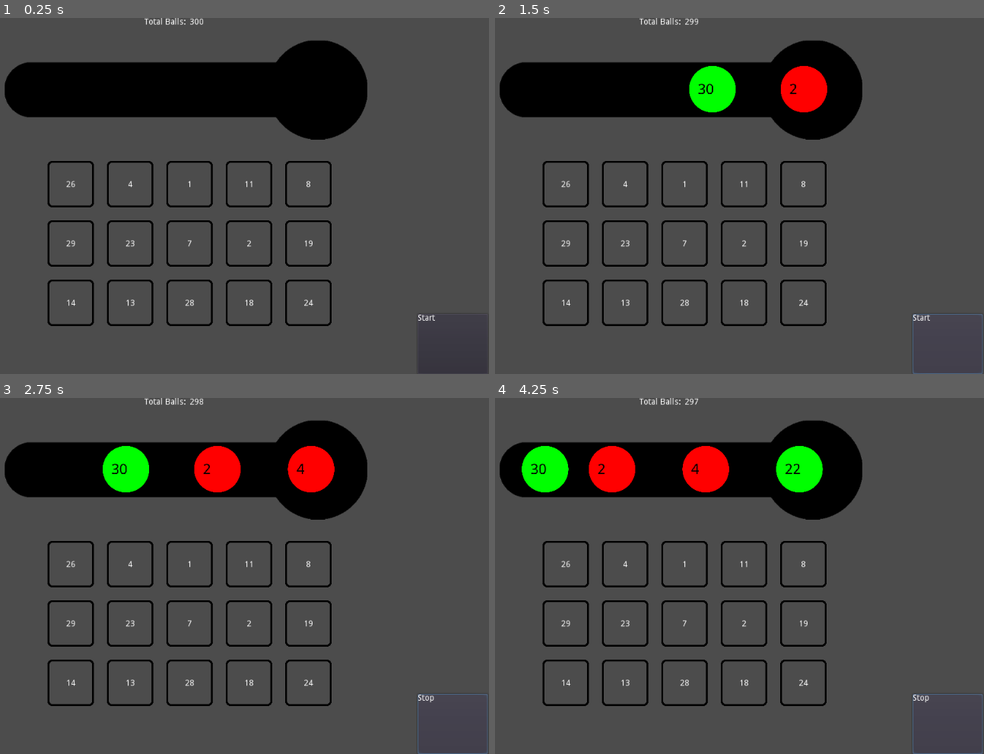
Above: before the commit, frames 1-4 (two rows, left to right).
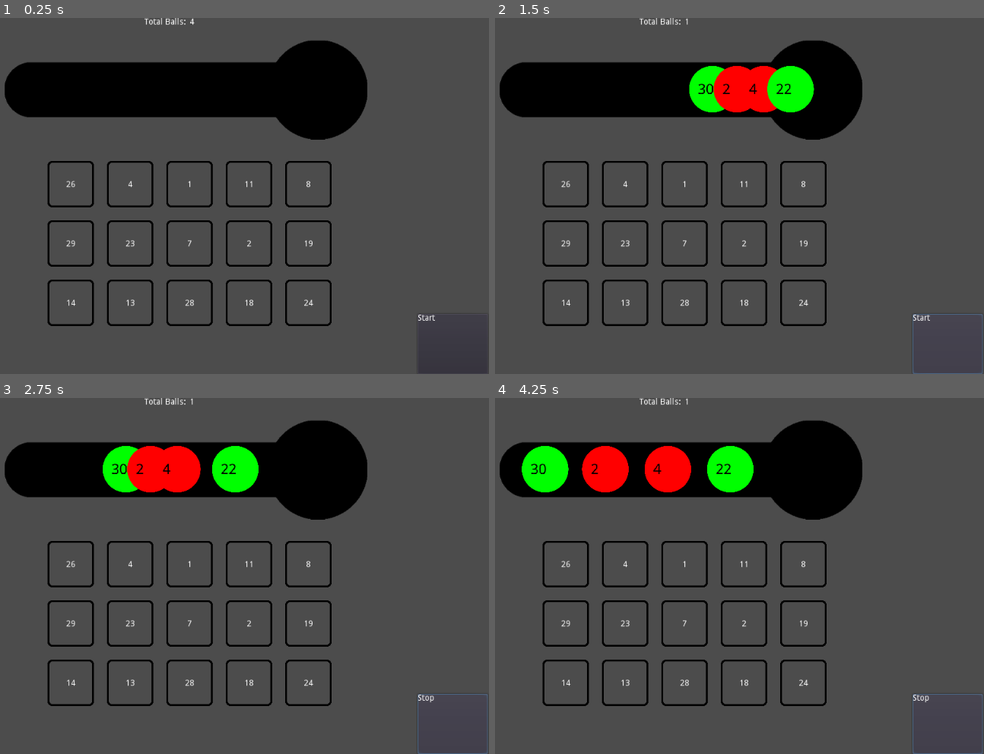
Above: after the commit, the same moments.

Repository: MarioCaldas/Bingo
Game: Godot game, scene res://MainScene.tscn
Same seed, same stepped clock (60 frames per second), same inputs: the game is played once before the commit and once after it.
Inputs:
- Up to frame 1 (0.25 s): no input
- Up to frame 2 (1.5 s): click "Start" at 0.5 s; click "Stop" at 1.25 s
- Up to frame 3 (2.75 s): click "Start" at 2 s
- Up to frame 4 (4.25 s): click "Stop" at 2.75 s; click "Start" at 3.5 s

The runs differ from the first frame. In frame 1, less than 0.1% of the frame differs, in the area x 38-42%, y 0-2%; in frame 2, 2.7%; in frame 3, 4.0%, in the area x 25-69%, y 0-27%; in frame 4, 3.9%.

Commit message:
BingoUpdate 1.0

Diff:
--- a/Ball.gd
+++ b/Ball.gd
@@ -8,13 +8,12 @@
 var progress = 0
 var isFinished = false
 
-var value
+var value = 0
 
-var positionInQueue
-var screenSize
-
-var updateDist
-var initDist
+var positionInQueue = 0
+var screenSize = 0
+var updateDist = 0
+var initDist = 0
 
 func _ready():
 	screenSize = get_viewport().get_visible_rect().size
@@ -23,7 +22,6 @@
 	positionInQueue = 0
 	scale = Vector2(0.7, 0.7)
 	initDist = point1.distance_to(point2)
-
 
 
 func _process(delta):
@@ -36,6 +34,11 @@
 		if(positionInQueue == 0):
 			Signals.emit_signal("sPathCompleted", value)
 		isFinished = true
+
+	if isFinished && positionInQueue == 0:
+		progress = time / moveDuration
+		if(progress - 1) >= get_parent().ballQueueTimout :
+			get_parent().updateQueue()
 
 
 func recalculateMoveDuration() -> int:
@@ -57,7 +60,6 @@
 	point2 = Vector2((screenSize.x * 0.28) + (positionInQueue * 105), screenSize.y * 0.2)
 	progress = 0
 
-
 func setValueText(_value: int):
 	value = _value
 	get_node("RichTextLabel").add_text(str(value))
--- a/BallController.gd
+++ b/BallController.gd
@@ -8,39 +8,37 @@
 
 const ball = preload("res://Ball.tscn")
 
-var timer2
-
-const maxQueueCurrentBalls = 4
+const maxQueueBalls = 4
 
 const minBallValue = 1
 const maxBallValue = 30
 
-const totalRoundBallsAmount = 300
+const totalRoundBallsAmount = 5
 var curRoundBallsAmount = 0
+
+var ballQueueTimout = 1
 
 func _ready():
 	Signals.connect("sGenerateBall", self, "generateBall")
 	Signals.connect("sReset", self, "resetBalls")
+#	Signals.connect("")
 	randomizer.randomize()
-	timer2 = get_node("Timer2")
-	timer2.start()
 	setBallsColors()
 
-var teste = 0
+
 func generateBall():
-	if(ballsObj.size() < maxQueueCurrentBalls):
+	if(ballsObj.size() < maxQueueBalls):
 		var randomNumber = randomizer.randi_range(minBallValue, maxBallValue)
 		if !ballsNumbers.has(randomNumber):
 			ballsNumbers.append(randomNumber)
-			#print("Generated unique number:", randomNumber)
 			instantiateBall(randomNumber)
+			curRoundBallsAmount += 1
 			Signals.emit_signal("sUpdateTotalBallsText", totalRoundBallsAmount - curRoundBallsAmount)
-			curRoundBallsAmount += 1
 		else:
 			generateBall()
 	elif(curRoundBallsAmount >= totalRoundBallsAmount):
 		get_node("Timer").stop()
-		Signals.emit_signal("sUpdateTotalBallsText", totalRoundBallsAmount - curRoundBallsAmount)
+
 
 func instantiateBall(value: int):
 	var newBall = ball.instance()
@@ -58,17 +56,14 @@
 	currentBall.queue_free()
 	for i in range(ballsObj.size()):
 		if(ballsObj[i] != null):
+			ballsObj[i].moveDuration = ballsObj[ballsObj.size() - 1].moveDuration
 			ballsObj[i].resumeMovement()
 
 	if(ballsObj.size() <= 0):
-		get_node("Timer2").stop()
 		Signals.emit_signal("sRoundFinished")
 
 func _on_Timer_timeout():
 	Signals.emit_signal("sGenerateBall")
-
-func _on_Timer2_timeout():
-	updateQueue()
 
 
 func setBallsColors():
@@ -84,9 +79,6 @@
 		9 : Color.gray
 	}
 
-func startTimers():
-	get_node("Timer").start()
-	get_node("Timer2").start()
 
 func resetBalls():
 	ballsNumbers.clear()
@@ -94,4 +86,4 @@
 		ballsObj[i].queue_free()
 	ballsObj.clear()
 	curRoundBallsAmount = 0
-	startTimers()
+	get_node("Timer").start()
--- a/GridController.gd
+++ b/GridController.gd
@@ -140,7 +140,7 @@
 func checkForWin():
 	var hasWon = false
 	var boardSize = int(sqrt(grid.size()))
-	print(markedCells)
+
 	# Check for horizontal lines
 	for y in range(height):
 		var line = []
@@ -151,7 +151,6 @@
 
 		if len(line) == width:
 			get_node("HorLineBingo").visible = true
-			print("HORIZONTAL")
 			hasWon = true
 			break
 
@@ -165,7 +164,6 @@
 				line.append(cell_position)
 		if len(line) == height:
 			get_node("VerLineBingo").visible = true
-			print("Vertical")
 			hasWon = true
 			break
 
@@ -210,7 +208,6 @@
 func resetGrid():
 	gridNumbers.clear()
 	for i in grid.keys():
-		print(grid[i].value)
 		grid[i].queue_free()
 	grid.clear()
 	generateGrid()
--- a/MainScene.tscn
+++ b/MainScene.tscn
@@ -81,12 +81,8 @@
 
 [node name="Timer" type="Timer" parent="BallController"]
 process_mode = 0
-wait_time = 0.7
+wait_time = 0.2
 autostart = true
-
-[node name="Timer2" type="Timer" parent="BallController"]
-wait_time = 2.5
 
 [connection signal="pressed" from="UIController/Button" to="UIController" method="_on_Button_pressed"]
 [connection signal="timeout" from="BallController/Timer" to="BallController" method="_on_Timer_timeout"]
-[connection signal="timeout" from="BallController/Timer2" to="BallController" method="_on_Timer2_timeout"]
